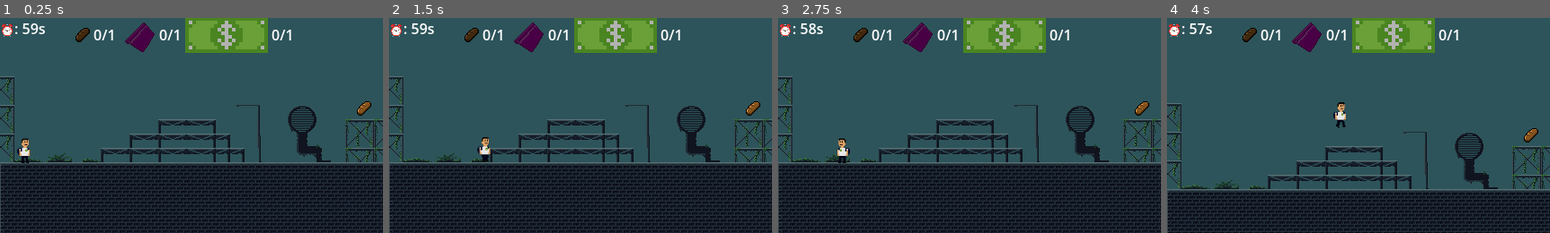
Above: before the commit, frames 1-4 (left to right).
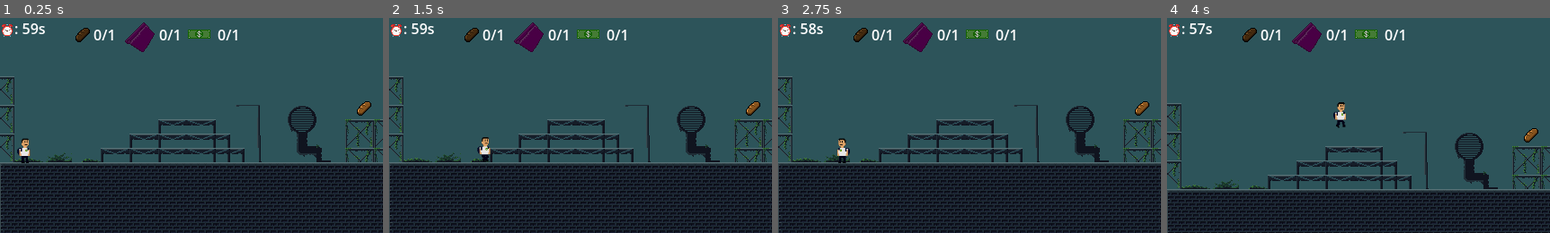
Above: after the commit, the same moments.

Repository: Pedroangelv/IT_Project_IEAZ
Game: Godot game, scene res://level.tscn
The game is run twice, just before and just after one commit, with the same random seed, the same clock (stepped at 60 frames per second) and the same inputs.
Inputs:
- Up to frame 1 (0.25 s): no input
- Up to frame 2 (1.5 s): tap Enter (ui_accept) at 0.5, 0.77 s; hold Right (ui_right) from 0.53 s (still down)
- Up to frame 3 (2.75 s): tap Enter (ui_accept) at 1.52 s; release Right (ui_right) at 2.03 s; hold Left (ui_left) from 2.03 s (still down)
- Up to frame 4 (4 s): release Left (ui_left) at 2.78 s; hold Right (ui_right) from 2.78 s (still down); tap Enter (ui_accept) at 3.02, 3.77 s

The runs differ from the first frame. In frame 1, 3.6% of the frame differs, in the area x 48-77%, y 0-17%; in frame 2, 3.6%; in frame 3, 3.6%; in frame 4, 3.6%.

Commit message:
madrugon demo 1.1

Diff:
--- a/Games/Madrugón/Godot_game_dev/madrugon/madrugon/level.tscn
+++ b/Games/Madrugón/Godot_game_dev/madrugon/madrugon/level.tscn
@@ -6,7 +6,7 @@
 [ext_resource type="PackedScene" uid="uid://byerflq6ehjw5" path="res://breakfast.tscn" id="4_0b4ue"]
 [ext_resource type="Texture2D" uid="uid://bj1b6h4p6l5iq" path="res://Bread.png" id="5_n6hdu"]
 [ext_resource type="Texture2D" uid="uid://dryrcwr38onku" path="res://cardboard.png" id="6_km5ld"]
-[ext_resource type="Texture2D" uid="uid://3lmi4f3kig0h" path="res://single_dollar.png" id="7_i2t4f"]
+[ext_resource type="Texture2D" uid="uid://dbf8a3imtam2m" path="res://money.png" id="7_n6hdu"]
 
 [sub_resource type="TileSetAtlasSource" id="TileSetAtlasSource_vonw3"]
 texture = ExtResource("1_u52ul")
@@ -311,8 +311,8 @@
 
 [node name="MoneyIcon" type="TextureRect" parent="HUD/ItemsContainer"]
 layout_mode = 2
-texture = ExtResource("7_i2t4f")
-expand_mode = 3
+texture = ExtResource("7_n6hdu")
+stretch_mode = 3
 
 [node name="MoneyLabel" type="Label" parent="HUD/ItemsContainer"]
 layout_mode = 2
Not shown, changed: Games/Madrugón/Godot_game_dev/madrugon/madrugon/export_presets.cfg
Binary file added: Games/Madrugón/Godot_game_dev/madrugon/madrugon/money.png
Not shown, added: Games/Madrugón/Godot_game_dev/madrugon/madrugon/money.png.import
Not shown, changed: Games/Madrugón/Godot_game_dev/madrugon/madrugon/test1/madrugon.html
Not shown, changed: Games/Madrugón/Godot_game_dev/madrugon/madrugon/test1/madrugon.pck
